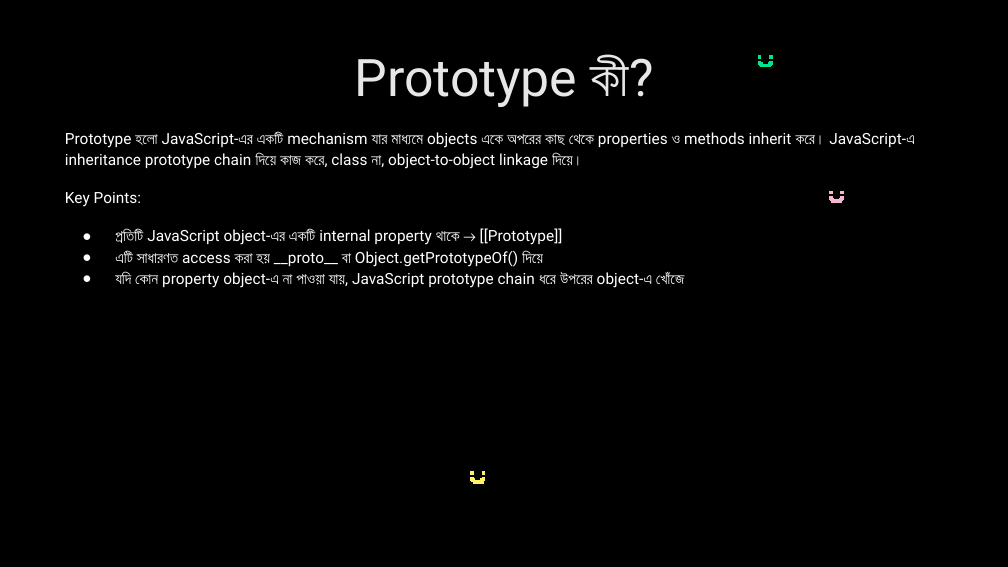
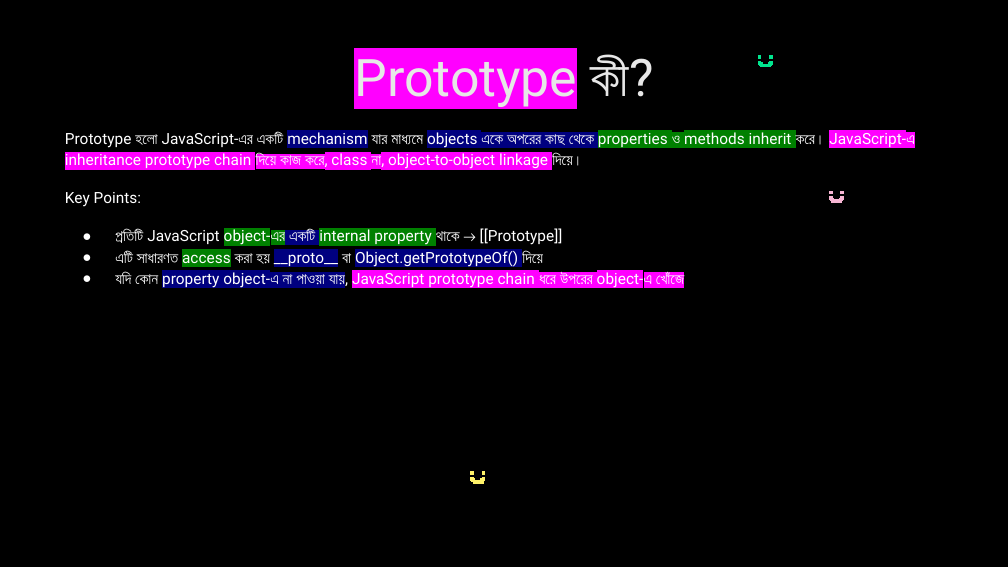
Before and after one commit to nabila-nuzhat/class-js, a slide deck: slide 52 of Interview Question JavaScript_HIGHLIGHTED.pptx. Drawn at 1008x567 pixels with LibreOffice and Linux fonts; fonts in the diff are those of the drawing. Boxes give left, top, right and bottom in pixels: in the first picture for what was removed or moved away, otherwise in the second. Text is boxed around its words. In the diff, an @@ line names an element or a change of style, - is before the commit and + after.

```diff
--- a/Interview Question JavaScript_HIGHLIGHTED.pptx
+++ b/Interview Question JavaScript_HIGHLIGHTED.pptx
@@ title "Prototype কী?" at [354,56,653,107]: highlight none to #FF00FF in "Prototype" @@
@@ text at [65,131,914,289]: highlight none to #000080 in "mechanism objects একে অপরের কাছ থেকে", "একটি", "__proto__ Object.getPrototypeOf()", "property object-এ না পাওয়া যায়,"; highlight none to #008000 in "properties ও methods inherit", "object-এর internal property", "access"; highlight none to #FF00FF in "JavaScript-এ inheritance prototype chain দিয়ে কাজ করে, ...", "JavaScript prototype chain ধরে উপরের object-এ খোঁজে" @@
```
Also in this commit, not shown: 6 other slides changed, 3 other files.
